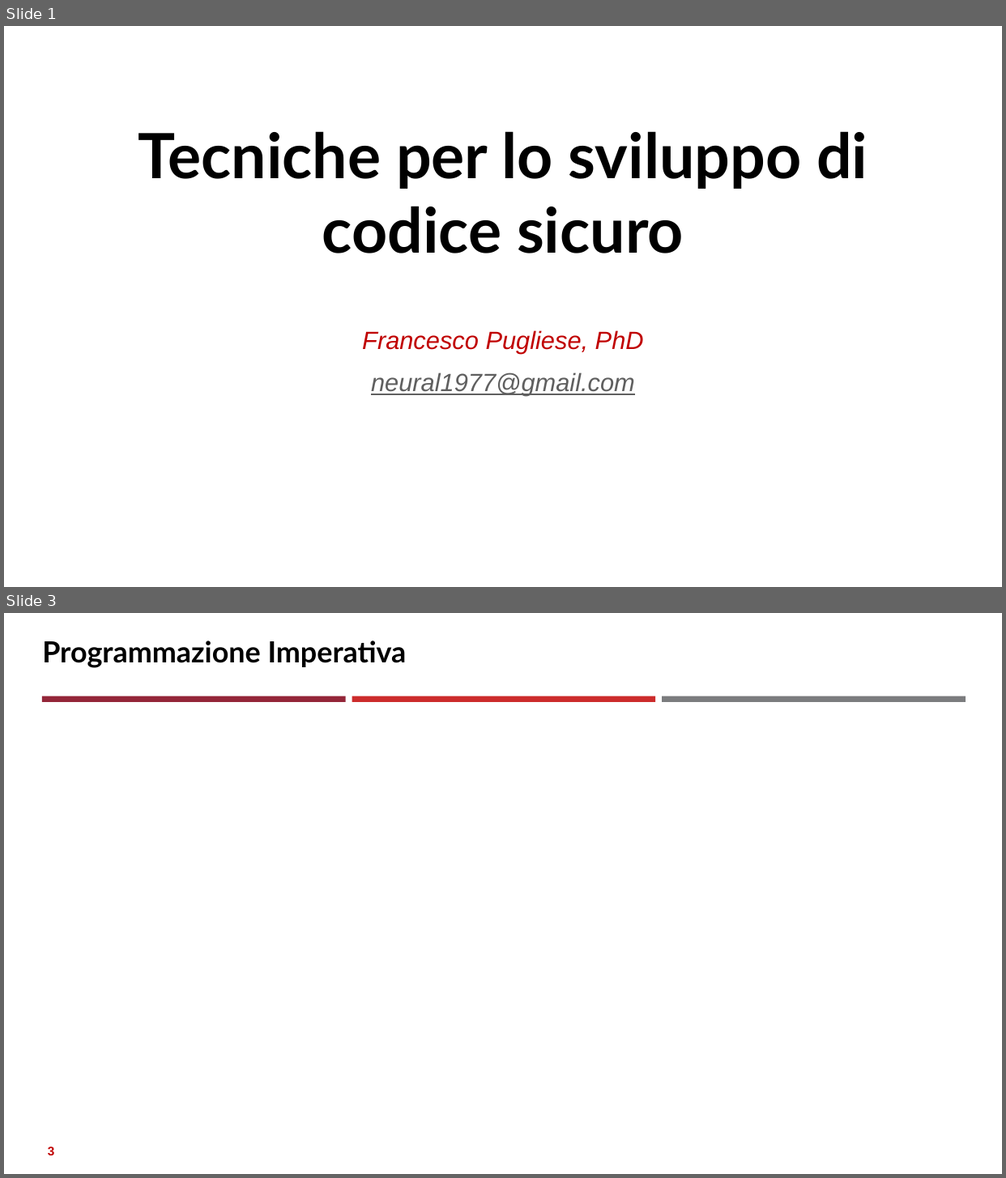
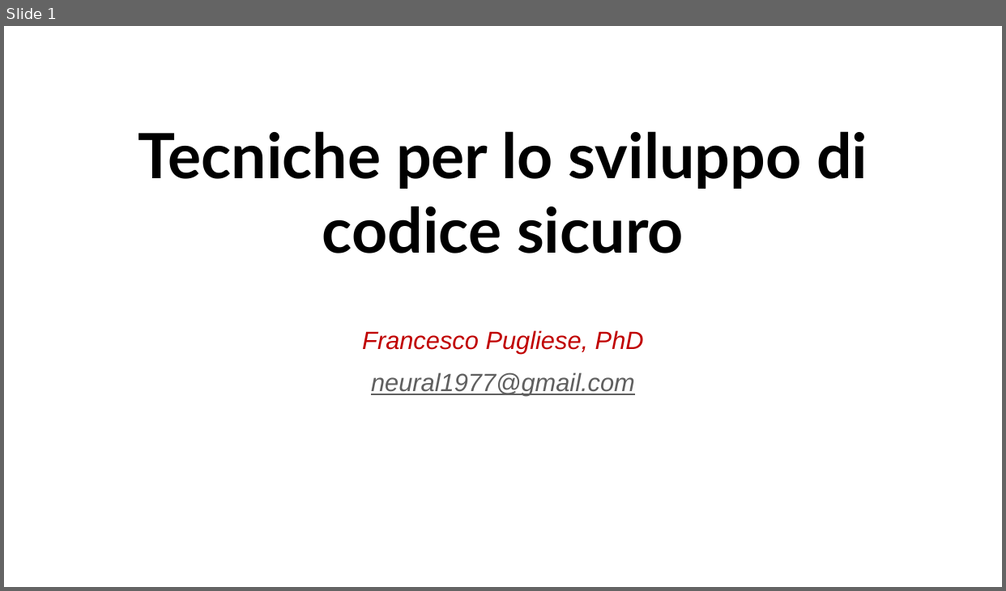
Before and after one commit to neural1977/data_science_interview_material, a slide deck: Assicurazioni/Tecniche per lo sviluppo di codice sicuro_ita.pptx. Shown one above the other, each under a label of ours: slides 1 and 3 before the commit, slide 1 after it; the slides between them are not shown. The pictures are 1006x1178 and 1006x591 pixels, drawn with LibreOffice and Linux fonts; fonts in the diff are those of the drawing. Boxes give left, top, right and bottom in pixels: in the first picture for what was removed or moved away, otherwise in the second. Text is boxed around its words. In the diff, an @@ line names an element or a change of style, - is before the commit and + after.

```diff
--- a/Assicurazioni/Tecniche per lo sviluppo di codice sicuro_ita.pptx
+++ b/Assicurazioni/Tecniche per lo sviluppo di codice sicuro_ita.pptx
@@ slide 3 removed at box(4, 613, 1002, 1174), background #FFFFFF @@
@@ title removed at box(42, 641, 407, 668) @@
-Programmazione Imperativa
@@ rectangle removed at box(42, 696, 346, 702) @@
@@ rectangle removed at box(352, 696, 655, 702) @@
@@ rectangle removed at box(662, 696, 966, 702) @@
@@ page number removed at box(48, 1147, 55, 1156) @@
-3
```
Also in this commit, not shown: 6 slides added, 2 other slides removed.
